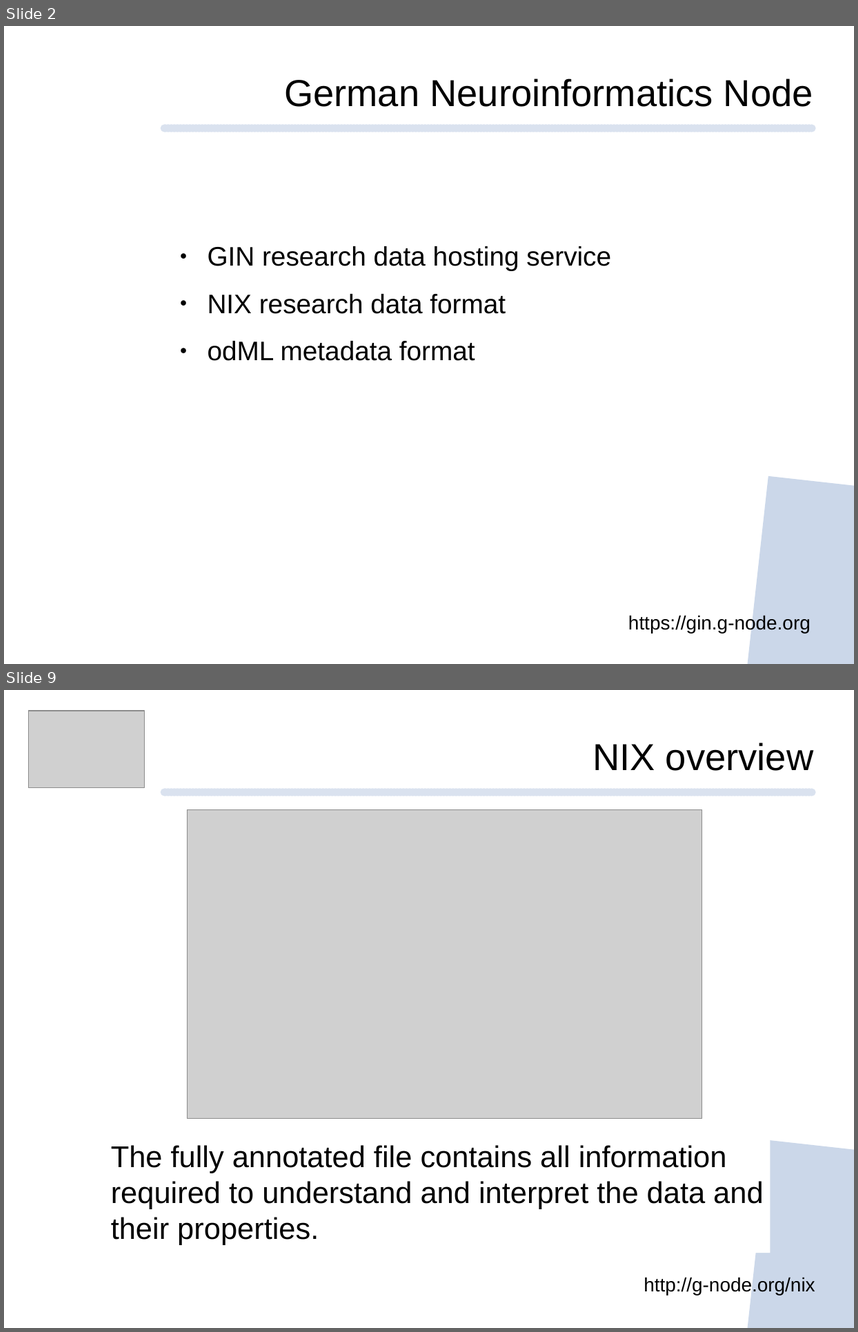
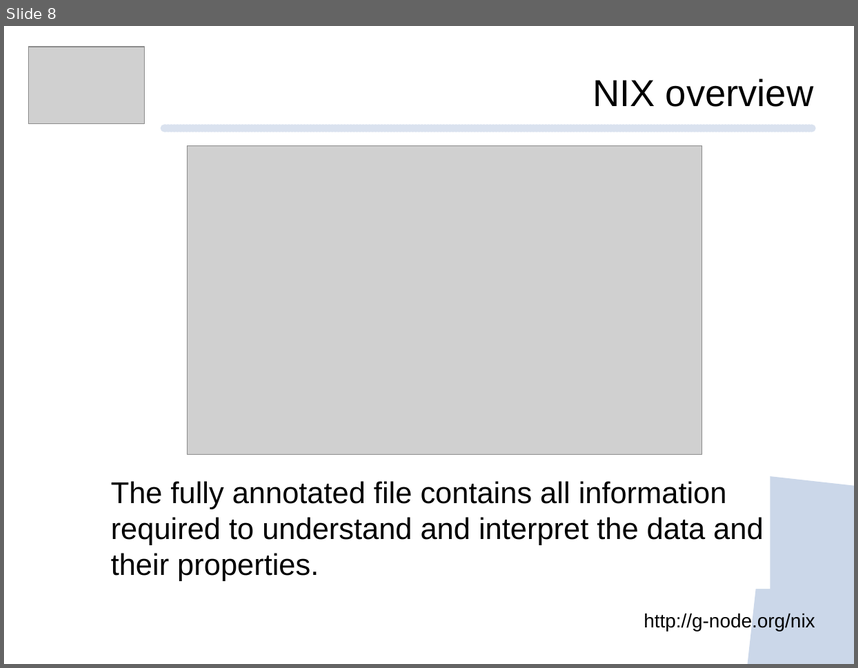
Before and after one commit to mpsonntag/prespost, a slide deck: 202009_BCCN_online/202009_BCCN_Online_conference.odp. Shown one above the other, each under a label of ours: slides 2 and 9 before the commit, slide 8 after it; the slides between them are not shown. The pictures are 858x1332 and 858x668 pixels, drawn with LibreOffice and Linux fonts; fonts in the diff are those of the drawing; grey boxes stand for pictures; background and template pictures are left out. Boxes give left, top, right and bottom in pixels: in the first picture for what was removed or moved away, otherwise in the second. Text is boxed around its words. In the diff, an @@ line names an element or a change of style, - is before the commit and + after.

```diff
--- a/202009_BCCN_online/202009_BCCN_Online_conference.odp
+++ b/202009_BCCN_online/202009_BCCN_Online_conference.odp
@@ slide 2 removed at (4,26,854,664), background #FFFFFF; not listed: 2 template elements that a slide beside it also shows @@
@@ text removed at (284,78,813,107) @@
-German Neuroinformatics Node
@@ text removed at (208,246,611,361) @@
-● GIN research data hosting service
-● NIX research data format
-● odML metadata format
@@ text removed at (628,614,811,633) @@
-https://gin.g-node.org
@@ what was slide 9 is now slide 8 @@
```
Also in this commit, not shown: 10 slides changed, 1 slide added, 2 other slides removed.
